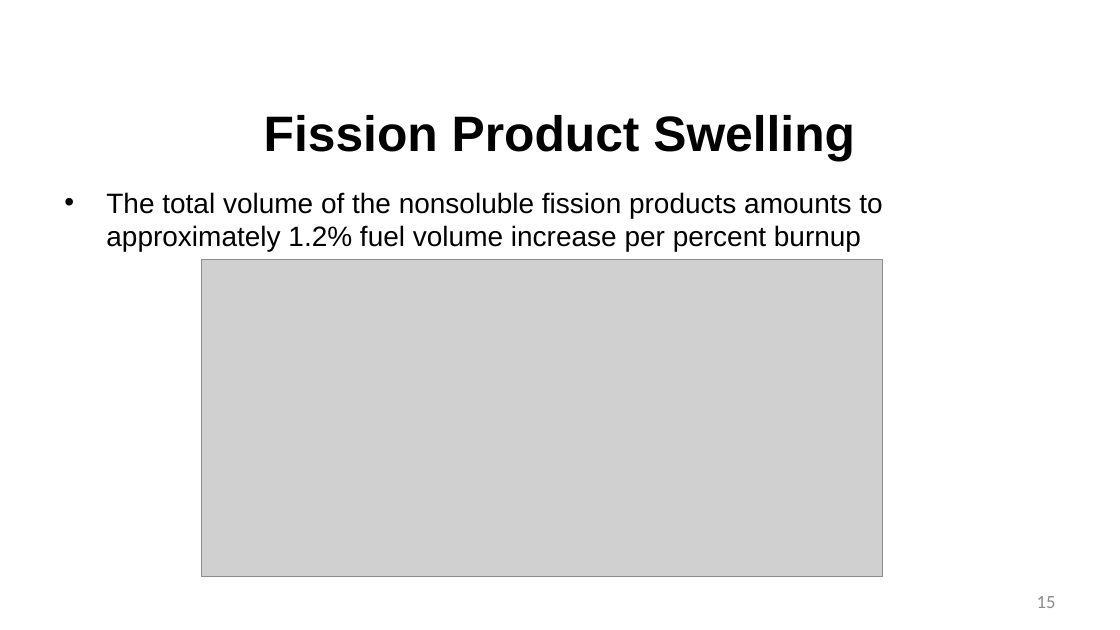
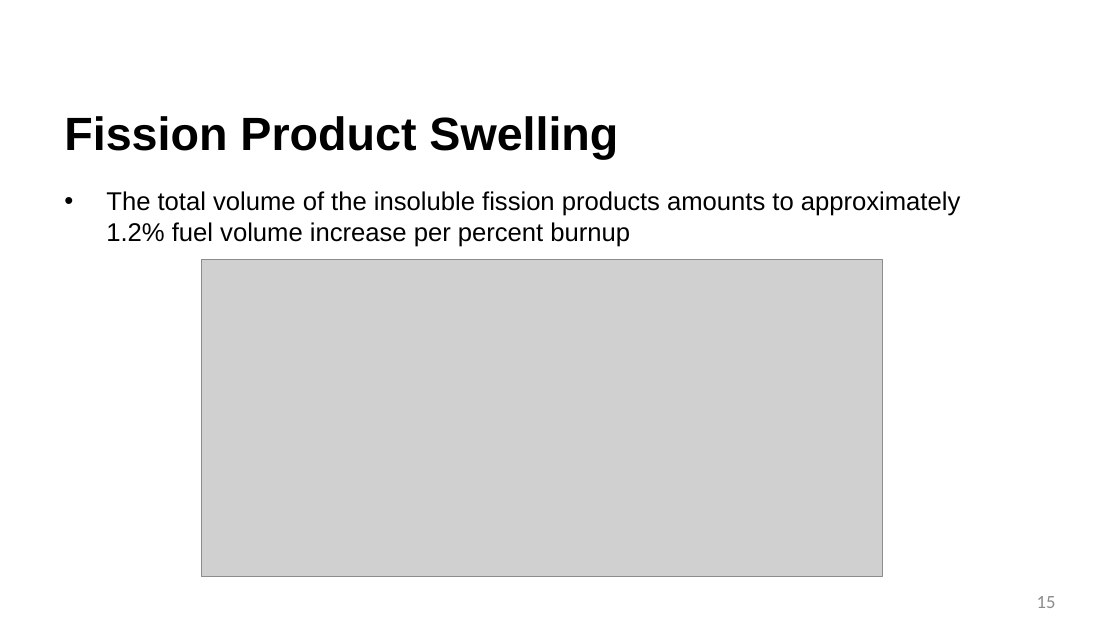
Before and after one commit to benbeeler/TEACHING, a slide deck: slide 15 of Advanced Reactor Materials/Fall2025/Lec10_SFRs.pptx. Drawn at 1120x630 pixels with LibreOffice and Linux fonts; fonts in the diff are those of the drawing; grey boxes stand for pictures; background and template pictures are left out. Boxes give left, top, right and bottom in pixels: in the first picture for what was removed or moved away, otherwise in the second. Text is boxed around its words. In the diff, an @@ line names an element or a change of style, - is before the commit and + after.

```diff
--- a/Advanced Reactor Materials/Fall2025/Lec10_SFRs.pptx
+++ b/Advanced Reactor Materials/Fall2025/Lec10_SFRs.pptx
@@ title "Fission Product Swelling" at (64, 116, 618, 159): size 42.7 to 40 pt; alignment centre to left @@
@@ text at (106, 191, 960, 247): text changed; size 24 to 22 pt @@
-• The total volume of the nonsoluble fission products amounts to approximately 1.2% fuel volume increase per percent burnup
+• The total volume of the insoluble fission products amounts to approximately 1.2% fuel volume increase per percent burnup
```
Also in this commit, not shown: 31 other slides changed, 24 slides removed, 7 other files.
